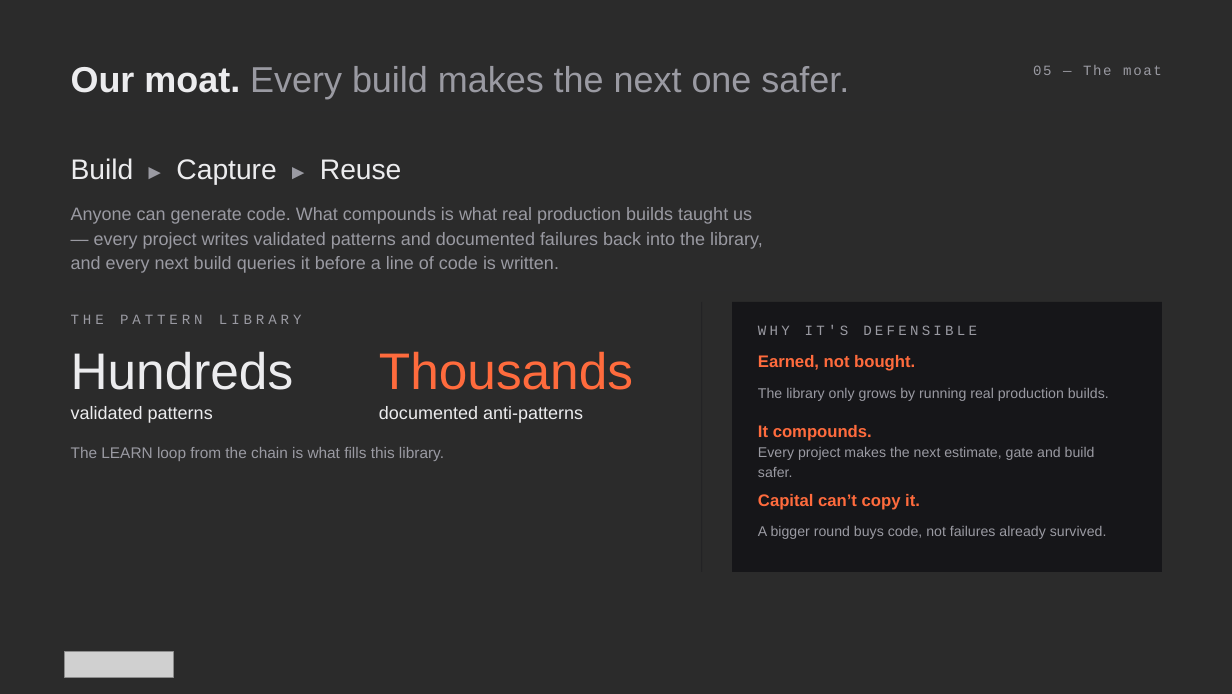
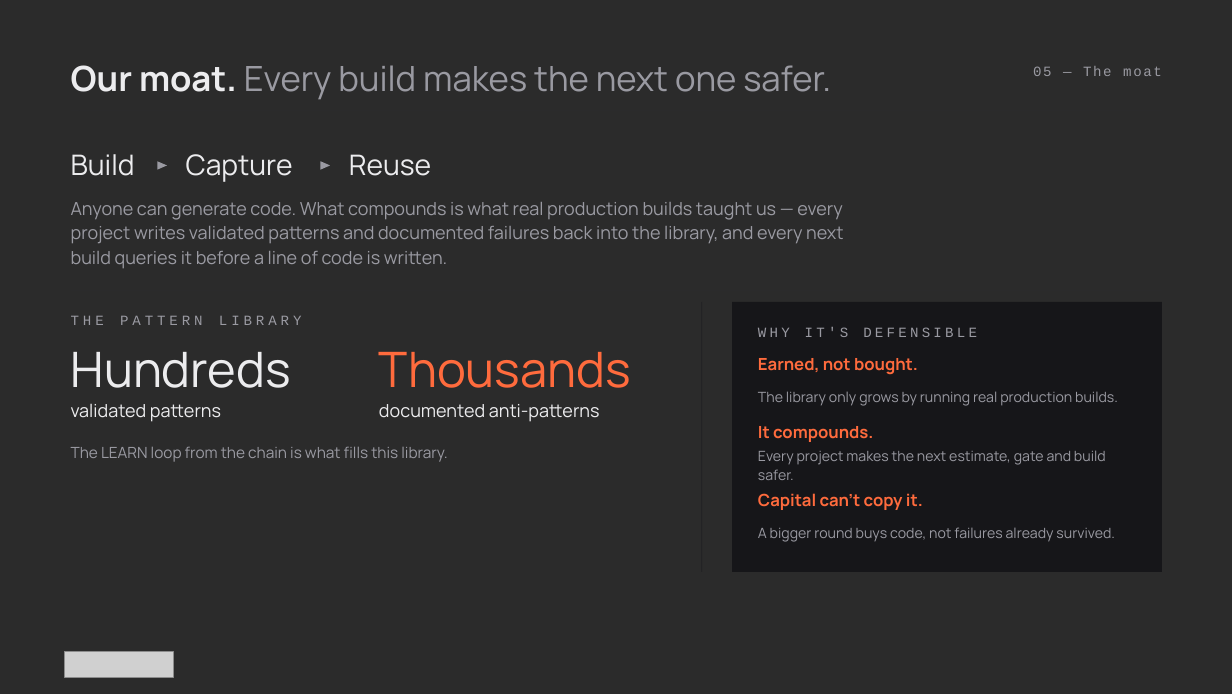
Before and after one commit to athenarunai-gif/Athena, a slide deck: slide 5 of deck/Pitch_Deck_AthenaRun_v2.pptx. Drawn at 1232x694 pixels with LibreOffice and Linux fonts; fonts in the diff are those of the drawing; grey boxes stand for pictures; background and template pictures are left out; a plain dark background stands for a picture behind light text. Boxes give left, top, right and bottom in pixels: in the first picture for what was removed or moved away, otherwise in the second. Text is boxed around its words. In the diff, an @@ line names an element or a change of style, - is before the commit and + after.

```diff
--- a/deck/Pitch_Deck_AthenaRun_v2.pptx
+++ b/deck/Pitch_Deck_AthenaRun_v2.pptx
@@ text "Our moat. Every build makes ..." at (x1=71, y1=65, x2=831, y2=99): size 28 to 27 pt, font Arial to Manrope @@
@@ text removed at (x1=71, y1=158, x2=402, y2=184) @@
-Build ► Capture ► Reuse
@@ text added at (x1=71, y1=154, x2=135, y2=176), 22 pt, text #ECECEE @@
+Build
@@ triangle added at (x1=158, y1=161, x2=167, y2=170), fill #9A9AA2 @@
@@ text added at (x1=186, y1=154, x2=293, y2=182), 22 pt, text #ECECEE @@
+Capture
@@ triangle added at (x1=320, y1=161, x2=330, y2=170), fill #9A9AA2 @@
@@ text added at (x1=349, y1=154, x2=431, y2=176), 22 pt, text #ECECEE @@
+Reuse
@@ font Arial to Manrope in 10 elements at (x1=71, y1=447, x2=447, y2=462), (x1=758, y1=493, x2=923, y2=510), (x1=758, y1=426, x2=873, y2=442), (x1=71, y1=404, x2=221, y2=422), (x1=379, y1=404, x2=600, y2=422), (x1=758, y1=358, x2=918, y2=375), (x1=758, y1=527, x2=1115, y2=542), (x1=758, y1=450, x2=1106, y2=480), (x1=758, y1=391, x2=1118, y2=406), (x1=71, y1=202, x2=844, y2=268) @@
@@ text "Hundreds" at (x1=71, y1=352, x2=291, y2=388): size 40 to 38 pt, font Arial to Manrope @@
@@ text "Thousands" at (x1=379, y1=352, x2=631, y2=388): size 40 to 38 pt, font Arial to Manrope @@
```
Also in this commit, not shown: 7 other slides changed, 2 other files.
